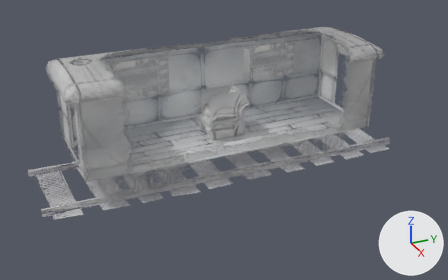
Two versions of the FBX model Assets/Meshes/Wagon.fbx, one commit apart.
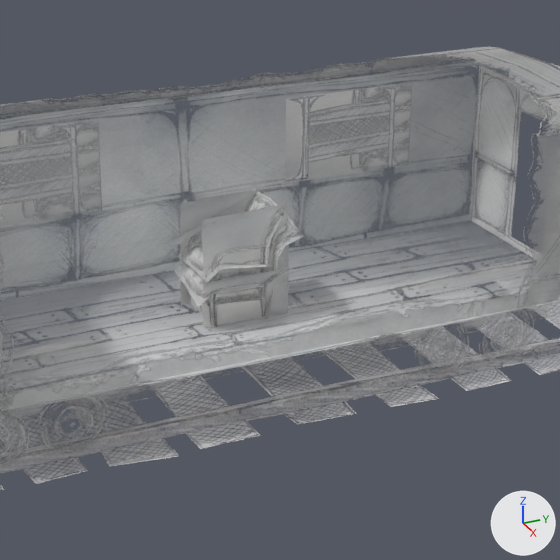
Old and new are each drawn whole from a 50 mm camera at (10.63, -4.69, 5.14) aimed at (0.27, -0.03, -0.04) and again close up on the part from 29% to 79% of the width and 3% to 84% of the height. The axes (+X, +Y, +Z) are drawn at lower right. The lights are the same throughout. Where no turn or scale is listed for an object, it has been applied to the vertices.

Names of what the first close-up shows: 'BackWall', 'Floor', 'FrontWall', 'Plane', 'Plane.001', 'Roof', 'SideWall.001', 'TrainTracks', 'Wheels', 'Windows'.
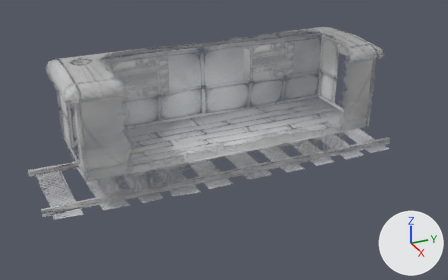
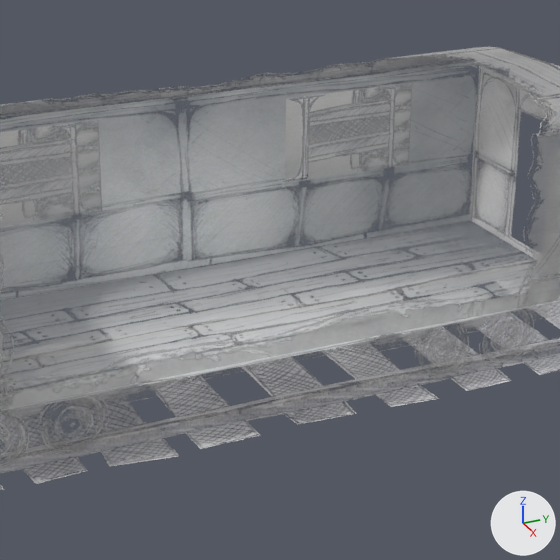
Commit message: fixed wagon mesh

Pixel boxes [x1, y1, x2, y2] of what changed, in the close-ups (560 x 560 px):
'Plane', deleted
    before: [178, 187, 289, 325]
'Plane.001', deleted
    before: [162, 188, 302, 328]

Edits to the bpy script that builds the scene:
```text
Remove ob_plane_001:
    ob_plane_001 = bpy.data.objects.new('Plane.001', me_plane_010)
    ob_plane_001.location = (0.0, 0.0, 0.0)
Remove ob_plane:
    ob_plane = bpy.data.objects.new('Plane', me_plane_004)
    ob_plane.location = (0.0, 0.0, 0.0)
```
